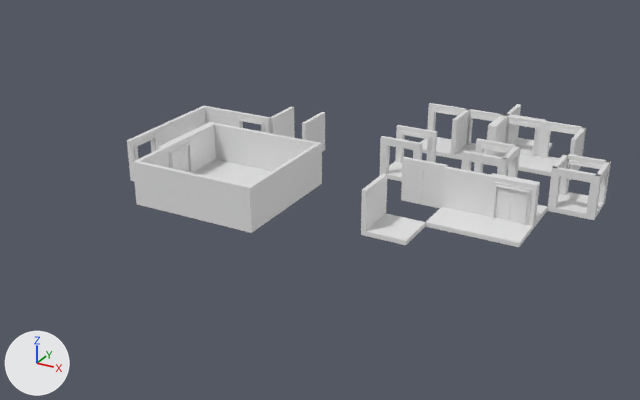
One commit to the Blender file blender/room-template-2.blend: the scene before it, then after it.
Before and after are seen from a 50 mm lens placed at (21.26, -30.38, 15.84), pointed at (3.99, 1.01, 0.14). The lights are fixed; the arrows at lower left show +X, +Y and +Z.

Script lines for the objects in view, before the commit:
```python
me_cube_009 = bpy.data.meshes.new('Cube.009')
me_cube_009.from_pydata(...)  # a box spanning x -1.0..1.0, y -1.0..1.0, z 0.0..0.2
me_cube_009.materials.append(mat_material)  # white #e7e7e7
me_cube_010 = bpy.data.meshes.new('Cube.010')
me_cube_010.from_pydata(...)  # 110 vertices, 102 faces, 1 loose edge; spans x 0.0..1.0, y -1.0..1.0, z 0.0..2.0
me_cube_010.materials.append(mat_material)  # white #e7e7e7
me_cube_017 = bpy.data.meshes.new('Cube.017')
me_cube_017.from_pydata(...)  # a box spanning x -1.0..1.0, y -1.0..1.0, z 0.0..0.2; a box spanning x -1.0..1.0, y 0.8..1.0, z 0.2..2.0
me_cube_017.materials.append(mat_material)  # white #e7e7e7
me_cube_018 = bpy.data.meshes.new('Cube.018')
me_cube_018.from_pydata(...)  # 110 vertices, 102 faces, 1 loose edge; spans x 0.0..1.0, y -1.0..1.0, z 0.0..2.0
me_cube_018.materials.append(mat_material)  # white #e7e7e7
ob_cc = bpy.data.objects.new('CC', me_cube_009)
ob_cc.location = (0.0, 0.0, 0.0)
ob_cc.rotation_euler = (0.0, 0.0, 3.142)  # degrees (0, 0, 180)
ob_cc.scale = (1.0, -1.0, 1.0)
ob_door_closed = bpy.data.objects.new('DOOR Closed', me_cube_010)
ob_door_closed.location = (-2.0, 0.0, 0.0)
ob_door_closed.rotation_euler = (0.0, 0.0, 4.712)  # degrees (0, 0, 270)
ob_door_closed.scale = (1.0, -1.0, 1.0)
_m = ob_door_closed.modifiers.new('Mirror', 'MIRROR')
ob_tc_001 = bpy.data.objects.new('TC.001', me_cube_017)
ob_tc_001.location = (10.0, 2.0, 0.0)
ob_tc_001.rotation_euler = (0.0, 0.0, 3.142)  # degrees (0, 0, 180)
ob_tc_001.scale = (1.0, -1.0, 1.0)
ob_tc_002 = bpy.data.objects.new('TC.002', me_cube_018)
ob_tc_002.location = (12.0, 4.0, 0.0)
ob_tc_002.rotation_euler = (0.0, 0.0, 3.142)  # degrees (0, 0, 180)
_m = ob_tc_002.modifiers.new('Mirror', 'MIRROR')
# also in view: 'RC' at (2.0, 0.0, 1.0); 'BL' at (-2.0, -2.0, 1.0); 'DOOR Closed.001' at (12.0, 2.0, 1.0); 'TR.001' at (-4.0, 4.0, 1.0); 'DOOR Open.009' at (-2.0, 4.0, 1.0)
```
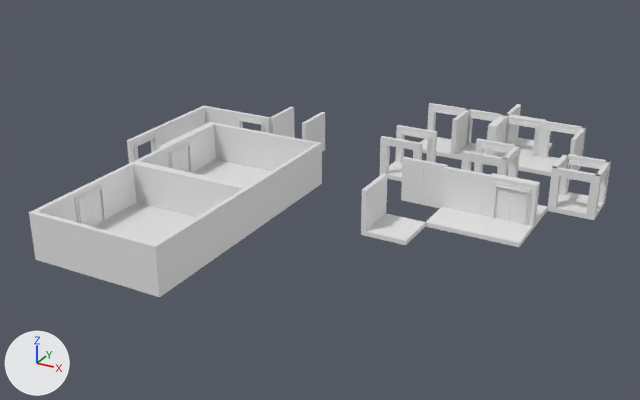
Changed parts and their boxes [x1, y1, x2, y2] in the pictures (640 x 400 px):
'BR.001', added: after [111, 224, 193, 297]
'TL.001', added: after [102, 162, 170, 227]
'BL.001', added: after [29, 194, 75, 271]
'TC.004', added: after [143, 170, 208, 234]
'BC.001', added: after [69, 221, 116, 284]
'TR.002', added: after [206, 179, 252, 252]
'DOOR Closed.002', added: after [68, 177, 142, 236]
'RC.001', added: after [187, 205, 224, 274]
'CC.001', added: after [128, 227, 169, 243]
'BL', unchanged, covered by the edit: before [133, 148, 173, 213]; after [133, 148, 173, 170]
'BC', unchanged, covered by the edit: before [170, 169, 211, 223]; after [171, 169, 211, 179]

Patch to the scene script:
```diff
--- a/blender/room-template-2.blend.py
+++ b/blender/room-template-2.blend.py
@@ ob_door_closed_002 @@
+ob_door_closed_002 = bpy.data.objects.new('DOOR Closed.002', me_cube_018.copy())  # the mesh of ob_tc_002
+ob_door_closed_002.location = (-2.0, -6.0, 0.0)
+ob_door_closed_002.rotation_euler = (0.0, 0.0, 4.712)  # degrees (0, 0, 270)
+ob_door_closed_002.scale = (1.0, -1.0, 1.0)
+_m = ob_door_closed_002.modifiers.new('Mirror', 'MIRROR')
@@ ob_cc_001 @@
+ob_cc_001 = bpy.data.objects.new('CC.001', me_cube_009.copy())  # the mesh of ob_cc
+ob_cc_001.location = (0.0, -6.0, 0.0)
+ob_cc_001.rotation_euler = (0.0, 0.0, 3.142)  # degrees (0, 0, 180)
+ob_cc_001.scale = (1.0, -1.0, 1.0)
@@ ob_bc_001 @@
+ob_bc_001 = bpy.data.objects.new('BC.001', me_cube_017.copy())  # the mesh of ob_tc_001
+ob_bc_001.location = (0.0, -8.0, 0.0)
+ob_bc_001.rotation_euler = (0.0, 0.0, 3.142)  # degrees (0, 0, 180)
@@ ob_rc_001 @@
+ob_rc_001 = bpy.data.objects.new('RC.001', me_cube_017.copy())  # the mesh of ob_tc_001
+ob_rc_001.location = (2.0, -6.0, 0.0)
+ob_rc_001.rotation_euler = (0.0, 0.0, 4.712)  # degrees (0, 0, 270)
@@ ob_tc_004 @@
+ob_tc_004 = bpy.data.objects.new('TC.004', me_cube_017.copy())  # the mesh of ob_tc_001
+ob_tc_004.location = (0.0, -4.0, 0.0)
+ob_tc_004.rotation_euler = (0.0, 0.0, 3.142)  # degrees (0, 0, 180)
+ob_tc_004.scale = (1.0, -1.0, 1.0)
@@ ob_tr_002 @@
+ob_tr_002 = bpy.data.objects.new('TR.002', me_cube_026.copy())  # the mesh of ob_tr_001
+ob_tr_002.location = (2.0, -4.0, 0.0)
+ob_tr_002.rotation_euler = (0.0, 0.0, 4.712)  # degrees (0, 0, 270)
@@ ob_br_001 @@
+ob_br_001 = bpy.data.objects.new('BR.001', me_cube_026.copy())  # the mesh of ob_tr_001
+ob_br_001.location = (2.0, -8.0, 0.0)
+ob_br_001.rotation_euler = (0.0, 0.0, 3.142)  # degrees (0, 0, 180)
@@ ob_bl_001 @@
+ob_bl_001 = bpy.data.objects.new('BL.001', me_cube_026.copy())  # the mesh of ob_tr_001
+ob_bl_001.location = (-2.0, -8.0, 0.0)
+ob_bl_001.rotation_euler = (0.0, 0.0, 1.571)  # degrees (0, 0, 90)
@@ ob_tl_001 @@
+ob_tl_001 = bpy.data.objects.new('TL.001', me_cube_026.copy())  # the mesh of ob_tr_001
+ob_tl_001.location = (-2.0, -4.0, 0.0)
```
